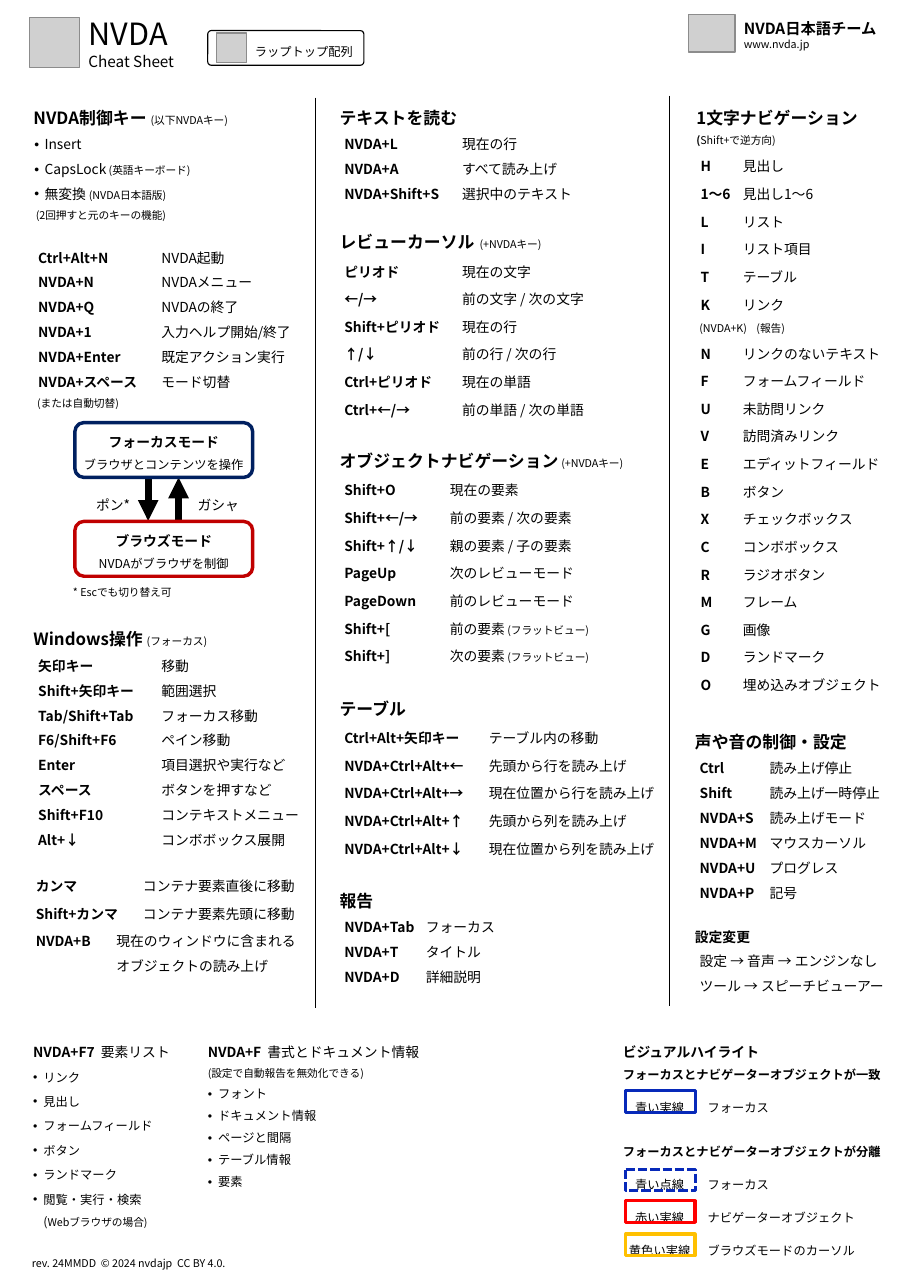
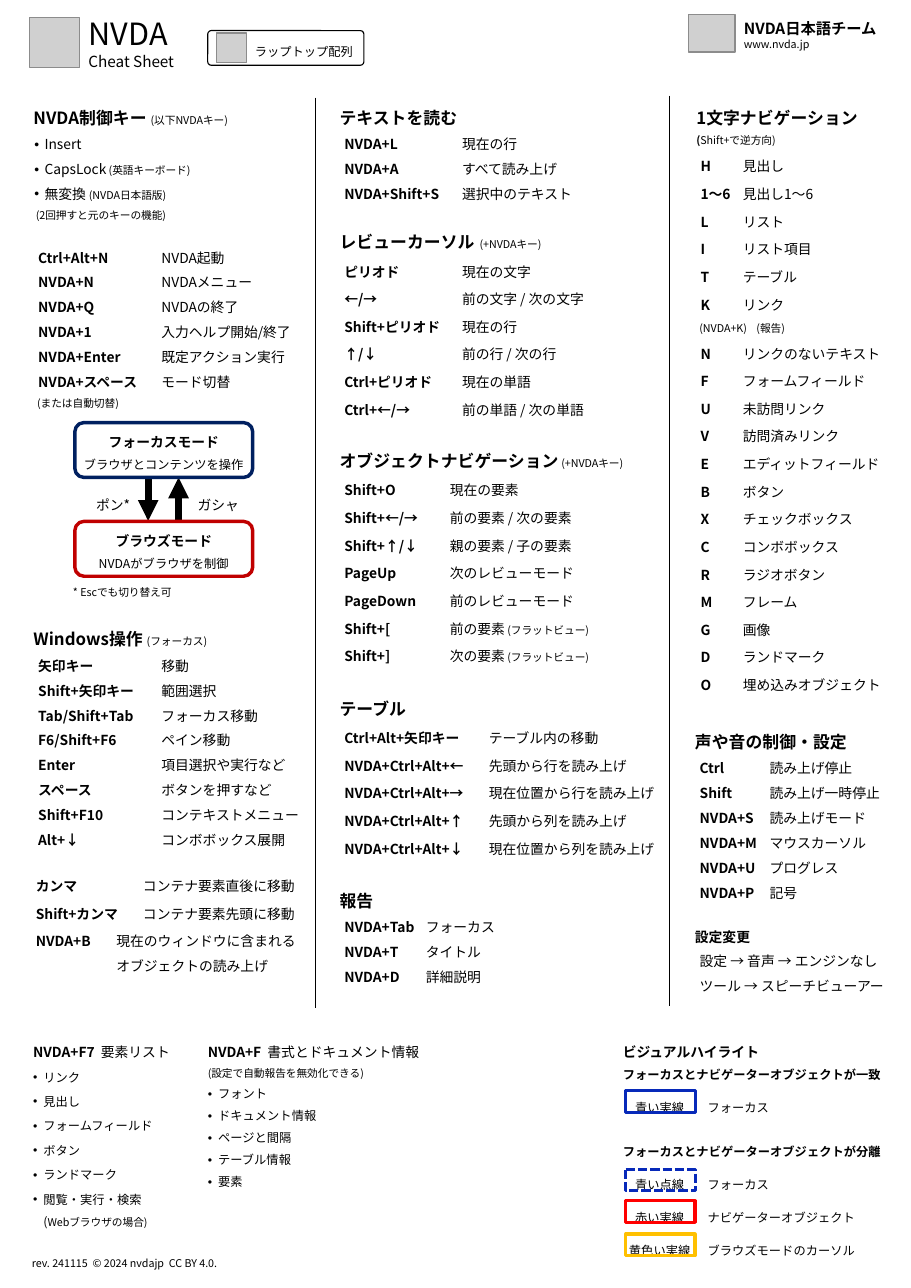
Before and after one commit to nvdajp/cheatsheet, a slide deck: slide 1 of nvdacheat.pptx. Drawn at 911x1288 pixels with LibreOffice and Linux fonts; fonts in the diff are those of the drawing; grey boxes stand for pictures. Boxes give left, top, right and bottom in pixels: in the first picture for what was removed or moved away, otherwise in the second. Text is boxed around its words. In the diff, an @@ line names an element or a change of style, - is before the commit and + after.

```diff
--- a/nvdacheat.pptx
+++ b/nvdacheat.pptx
@@ text at bbox=[32, 1258, 217, 1270]: text changed @@
-rev. 24MMDD © 2024 nvdajp CC BY 4.0.
+rev. 241115 © 2024 nvdajp CC BY 4.0.
```
Also in this commit, not shown: 1 other slide changed, 3 other files.
